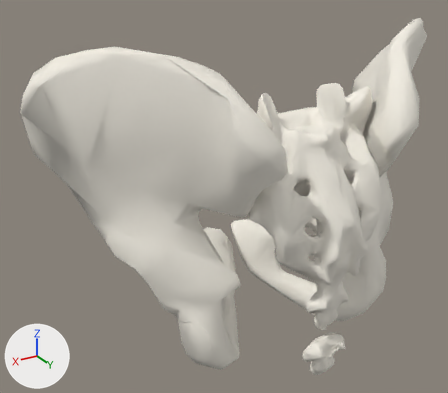
Two versions of the glTF model public/models/os-bassin.lo.glb, one commit apart.
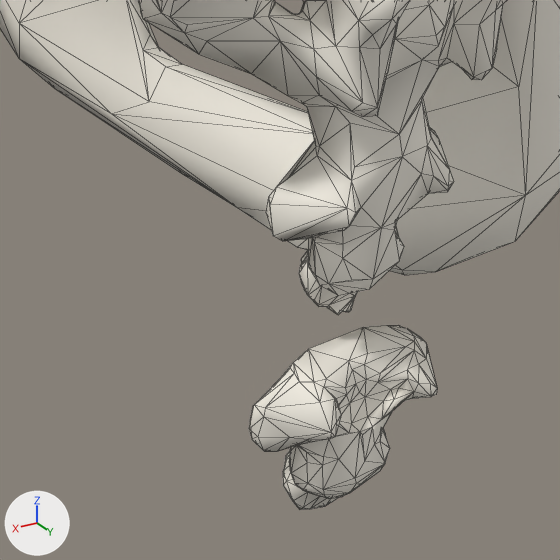
Each version appears first whole from a 50 mm camera at (0.2175, 0.2323, 1.0106) aimed at (0.0282, -0.0833, 0.8528), and next in a close-up on the part from 55% to 83% of the width and 66% to 98% of the height. Arrows for +X, +Y and +Z are at lower left; the lights stay in place. The older version's two pictures come first. The close-ups show mesh edges as thin lines. Where no turn or scale is listed for an object, it has been applied to the vertices.

The older version as bpy lines, for what is in view:
```python
me_fj3152 = bpy.data.meshes.new('FJ3152')
me_fj3152.from_pydata(...)  # 292 vertices, 584 faces; spans x -0.071..0.071, y -0.069..0.069, z -0.103..0.103
me_fj3152.materials.append(mat_0_91_0_87_0_78)  # white #f5f0e5
me_fj3393 = bpy.data.meshes.new('FJ3393')
me_fj3393.from_pydata(...)  # 1207 vertices, 2442 faces; spans x -0.0588..0.0588, y -0.0441..0.0441, z -0.0722..0.0722
me_fj3393.materials.append(mat_0_91_0_87_0_78)  # white #f5f0e5
me_za_coccyx = bpy.data.meshes.new('ZA-coccyx')
me_za_coccyx.from_pydata(...)  # 222 vertices, 440 faces; spans x -0.016..0.016, y -0.0096..0.0096, z -0.0154..0.0154
me_za_coccyx.materials.append(mat_0_91_0_87_0_78)  # white #f5f0e5
ob_fj3152 = bpy.data.objects.new('FJ3152', me_fj3152)
ob_fj3152.location = (-0.0738, -0.0701, 0.855)
ob_fj3393 = bpy.data.objects.new('FJ3393', me_fj3393)
ob_fj3393.location = (-0.0007, -0.0371, 0.855)
ob_za_coccyx = bpy.data.objects.new('ZA-coccyx', me_za_coccyx)
ob_za_coccyx.location = (-0.0006, -0.0107, 0.7629)
```
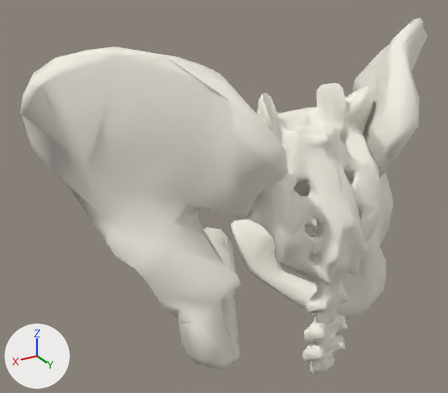
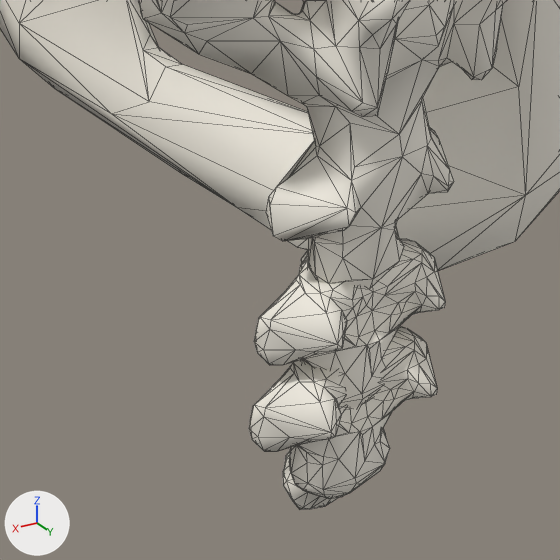
The change, as a diff of the scene's bpy script:
```diff
--- a/public/models/os-bassin.lo.glb.py
+++ b/public/models/os-bassin.lo.glb.py
@@ me_za_coccyx_4 @@
+me_za_coccyx_4.from_pydata(...)  # 222 vertices, 440 faces; spans x -0.016..0.016, y -0.0096..0.0096, z -0.0154..0.0154
+me_za_coccyx_4.materials.append(mat_0_91_0_87_0_78)  # white #f5f0e5
@@ ob_za_coccyx_4 @@
+ob_za_coccyx_4 = bpy.data.objects.new('ZA-coccyx 4', me_za_coccyx_4)
+ob_za_coccyx_4.location = (-0.0006, -0.0107, 0.7777)
```

Boxes [x1, y1, x2, y2] around the edits, measured in the close-ups (560 x 560 px):
'ZA-coccyx 4', added: after [254, 239, 445, 408]
